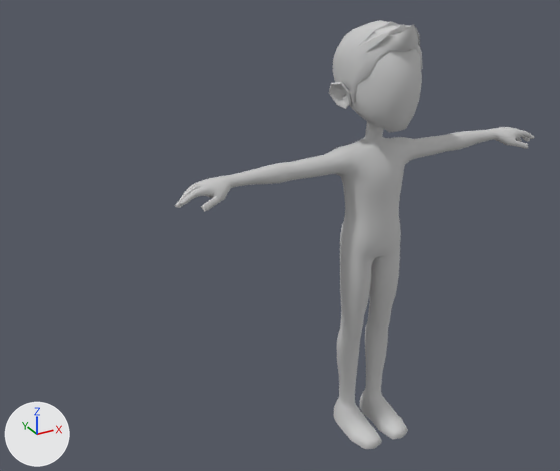
One commit to the FBX model client/week1/Assets/EverydayMotionPackFree/Model/Chatacter/male.FBX: the scene before it, then after it.
Before and after are seen from a 50 mm lens placed at (-19.25, -26.4, 24.28), pointed at (-4.23, 0.9, 10.63). The axes (+X, +Y, +Z) are drawn at lower left. The lights are the same throughout. Where no turn or scale is listed for an object, it has been applied to the vertices.

In view in the first picture: 'Mesh_Male'.
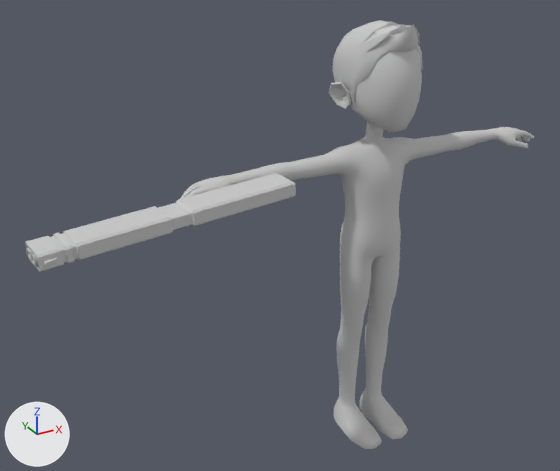
What differs and where, as boxes [x1, y1, x2, y2] in the pictures (560 x 471 px):
```json
{"object": "Prop_Gun", "change": "added", "after": [25, 173, 296, 272]}
```

Edits to the scene script, one JSON object a line:
```json
{"op": "add", "block": "mat_tex_0004_1_dds", "code": ["mat_tex_0004_1_dds = principled_material('Tex_0004_1.dds')", "mat_tex_0004_1_dds.base_color = (0.588, 0.588, 0.588)  # light grey #cacaca", "mat_tex_0004_1_dds.roughness = 0.859"]}
{"op": "add", "block": "me_mesh_001", "code": ["me_mesh_001 = bpy.data.meshes.new('Mesh.001')", "me_mesh_001.from_pydata(...)  # 520 vertices, 578 faces; spans x -5.25..5.16, y -1.2..2.32, z -0.18..1.04", "me_mesh_001.materials.append(mat_tex_0004_1_dds)  # its picture is missing"]}
{"op": "add", "block": "ob_prop_gun", "code": ["ob_prop_gun = bpy.data.objects.new('Prop_Gun', me_mesh_001)", "ob_prop_gun.location = (-9.96, -1.18, 12.95)"]}
```
